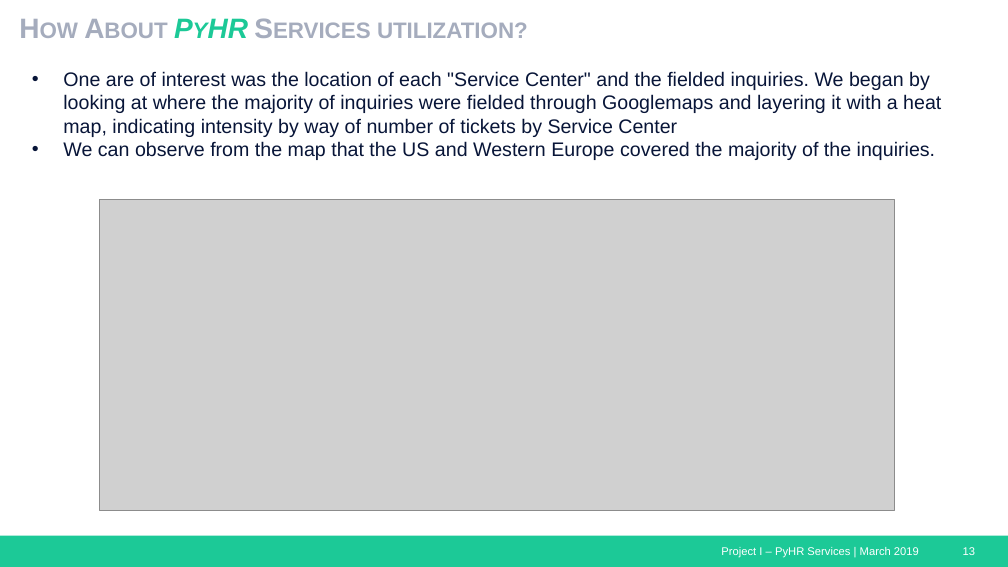
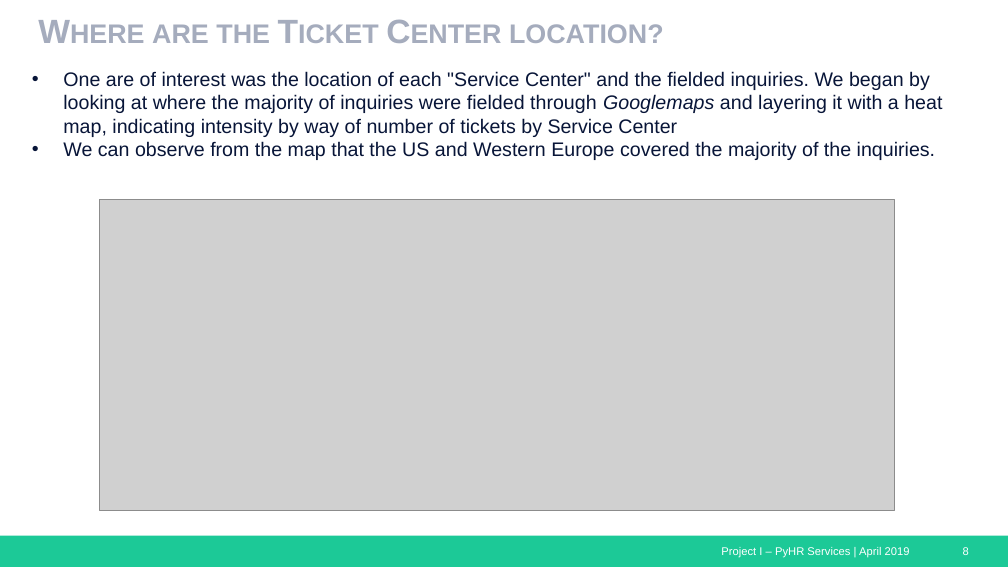
Before and after one commit to jvbonini/Project-I, a slide deck: slide 8 of Presentation/HRServices_Presentation_Master.pptx (slide 13 before the commit). Drawn at 1008x567 pixels with LibreOffice and Linux fonts; fonts in the diff are those of the drawing; grey boxes stand for pictures. Boxes give left, top, right and bottom in pixels: in the first picture for what was removed or moved away, otherwise in the second. Text is boxed around its words. In the diff, an @@ line names an element or a change of style, - is before the commit and + after.

```diff
--- a/Presentation/HRServices_Presentation_Master.pptx
+++ b/Presentation/HRServices_Presentation_Master.pptx
@@ text added at bbox=[152, 24, 591, 87], 24 pt, text #A5ACBD, bold, small capitals @@
+Where are the Ticket Center location?
@@ title removed at bbox=[377, 22, 528, 38] @@
-How About PyHR Services utilization?
@@ text at bbox=[63, 71, 942, 137]: italic on in "Googlemaps" @@
@@ text at bbox=[721, 547, 910, 558]: text changed @@
-Project I – PyHR Services | March 2019
+Project I – PyHR Services | April 2019
@@ page number at bbox=[963, 547, 969, 555]: text changed @@
-13
+8
```
Also in this commit, not shown: 14 other slides changed, 6 slides added, 5 slides removed, 2 other files.
